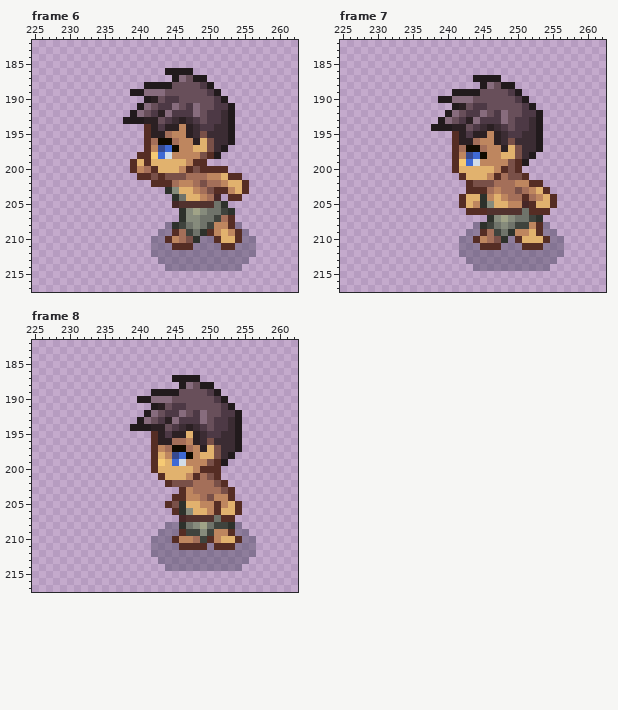
Pixel-art file: Assets/Imported/Swordsmen/asperite_no_sword/Swordsman_lvl1_Attack/Swordsman_lvl1_attack_side_left.aseprite. The picture above was drawn from the file before the commit.
64x64 pixels, 8 frames. Colours within 5 levels of each other are drawn and written as one. Shown: frame 6: x 225..262, y 182..217; frame 7: x 225..262, y 182..217; frame 8: x 225..262, y 182..217. The old version is drawn lined up with the new one, on the new canvas. The commit also changed other frames, which this record leaves out.
New version:
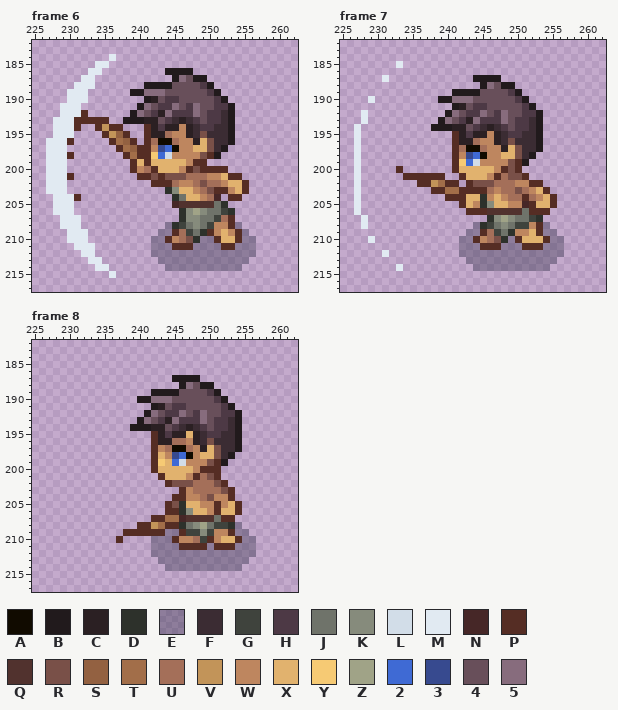
Palette (. is transparent): A #110b00  B #211a1c  C #2b2023  D #2d312b  E #28293f59  F #3b2c33  G #3f433d  H #4d3945  J #6f736a  K #868b7c  L #d2dde8  M #e1eaf2  N #462727  P #552d24  Q #51322e  R #795048  S #936141  T #a26e49  U #a46f59  V #c29459  W #be865f  X #e1b26e  Y #f6ca74  Z #a0a387  2 #3f6ad4  3 #374a8f  4 #684f5a  5 #876c7d
From old to new:
canvas 64x64 -> 500x400, the old top-left corner now at 218,168
Frame 6:
y 184: x 236 . -> M
y 185: x 234..235 .. -> MM
y 186: x 233..234 .. -> MM
y 187: x 232..233 .. -> MM
y 188: x 231..233 ... -> MMM
y 189..190: x 230..232 ... -> MMM
y 191: x 229..231 ... -> MMM
y 192: x 229..232 .... -> MMMP
y 193: x 228..235 ........ -> MMMPPPPP
y 194: x 228..231 .... -> MMMP; x 234..237 .... -> PVPP
y 195: x 228..230 ... -> MMM; x 235..238 .... -> PVSP
y 196: x 227..230 .... -> MMMP; x 236..239 .... -> PTSP
y 197: x 227..229 ... -> MMM; x 237..240 .... -> PTSP
y 198: x 227..230 .... -> MMMP; x 238..239 .. -> PT
y 199..200: x 227..229 ... -> MMM
y 201: x 227..230 .... -> MMMP
y 202..203: x 227..229 ... -> MMM
y 204: x 228..231 .... -> MMMP
y 205..206: x 228..230 ... -> MMM
y 207..208: x 229..231 ... -> MMM
y 209..210: x 230..232 ... -> MMM
y 211: x 231..233 ... -> MMM
y 212: x 232..233 .. -> MM
y 213: x 233..234 .. -> MM
y 214: x 234..235 .. -> MM
y 215: x 236 . -> M
Frame 7:
y 185: x 233 . -> M
y 187: x 231 . -> M
y 190: x 229 . -> M
y 192..193: x 228 . -> M
y 194..199: x 227 . -> M
y 200: x 227 . -> M; x 233 . -> P
y 201: x 227 . -> M; x 234..239 ...... -> PPPPPP
y 202: x 227 . -> M; x 236..241 ...... -> PPVTPP
y 203: x 227 . -> M; x 238..242 ..... -> PPTTP
y 204: x 227 . -> M; x 240..241 .. -> PP
y 205..206: x 227 . -> M
y 207..208: x 228 . -> M
y 210: x 229 . -> M
y 212: x 231 . -> M
y 214: x 233 . -> M
Frame 8:
y 206: x 244 . -> P
y 207: x 242..245 .... -> PPTT
y 208: x 240..245 ....EE -> PPVTPP
y 209: x 238..243 .....E -> PPPPPP
y 210: x 237 . -> P
Boxes around the changes in both pictures, in picture pixels (x1, y1, x2, y2):
added: (46, 54, 144, 278)
added: (354, 61, 466, 271)
changed: (116, 508, 179, 543)
